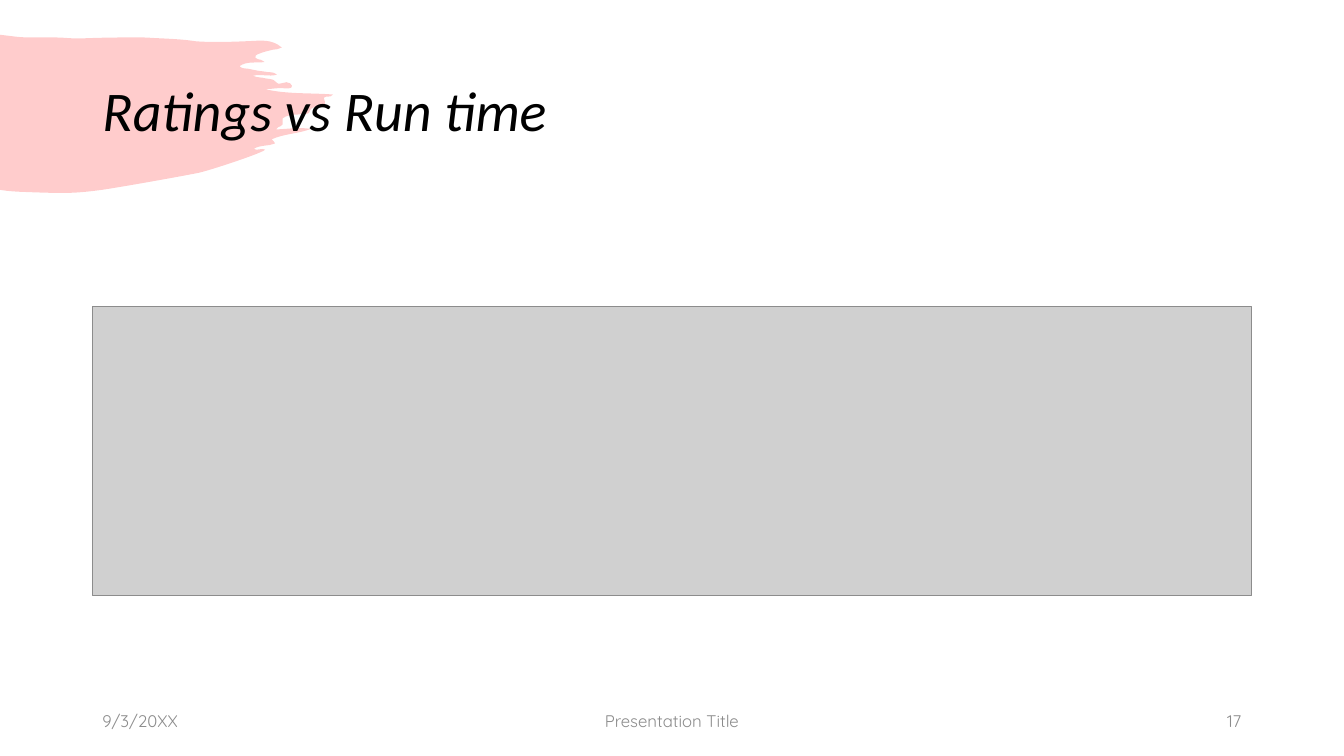
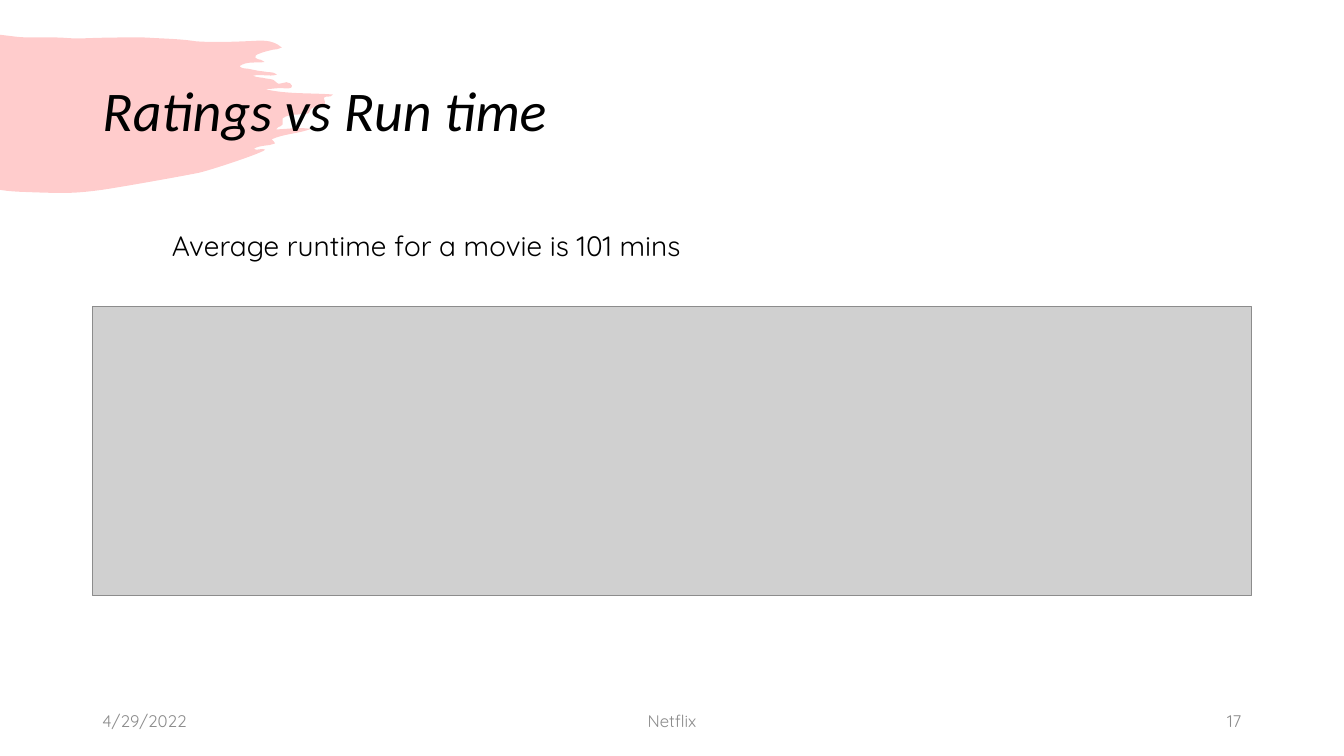
Before and after one commit to Kevinle76/NetFlix, a slide deck: slide 17 of Project_1.pptx. Drawn at 1344x756 pixels with LibreOffice and Linux fonts; fonts in the diff are those of the drawing; grey boxes stand for pictures. Boxes give left, top, right and bottom in pixels: in the first picture for what was removed or moved away, otherwise in the second. Text is boxed around its words. In the diff, an @@ line names an element or a change of style, - is before the commit and + after.

```diff
--- a/Project_1.pptx
+++ b/Project_1.pptx
@@ text added at (172,235,681,262), 20 pt, text #000000 @@
+Average runtime for a movie is 101 mins
@@ text at (102,714,186,729): text changed @@
-9/3/20XX
+4/29/2022
@@ text at (648,715,697,727): text changed @@
-Presentation Title
+Netflix
```
Also in this commit, not shown: 4 other slides changed, 2 slides removed.
